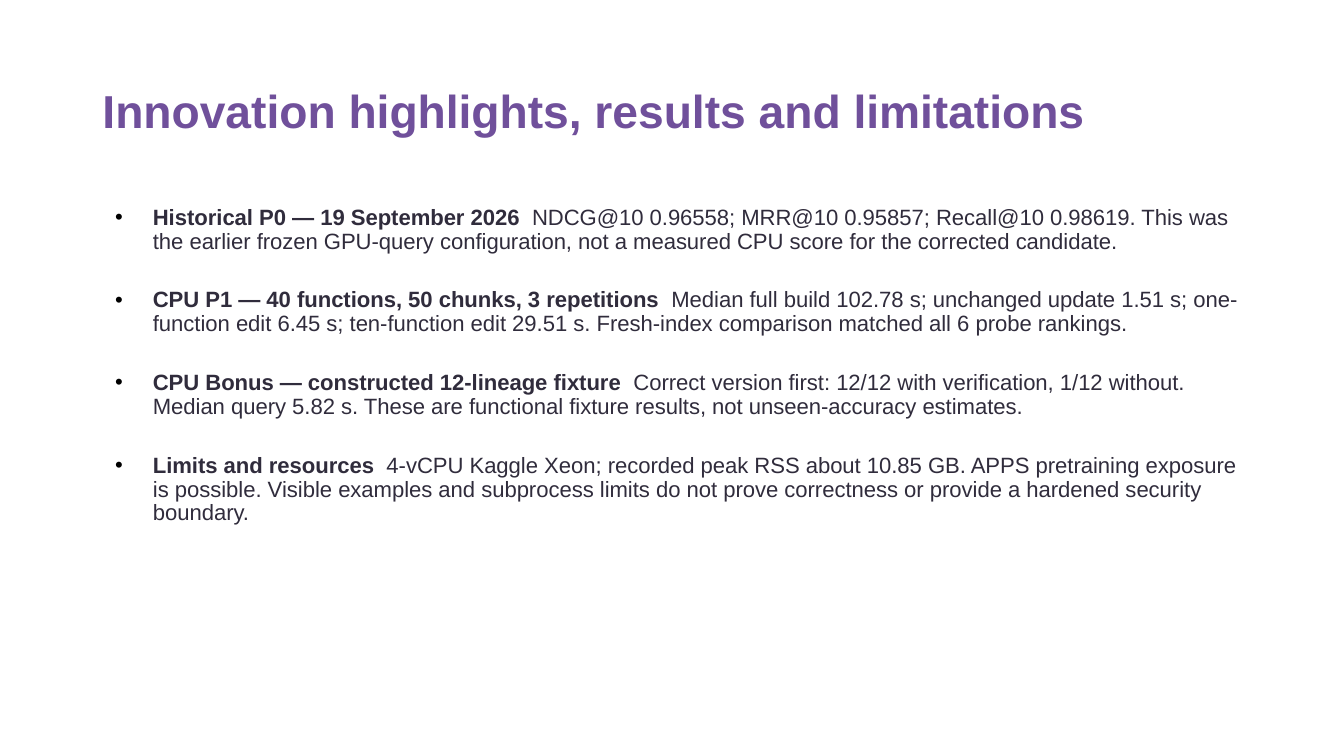
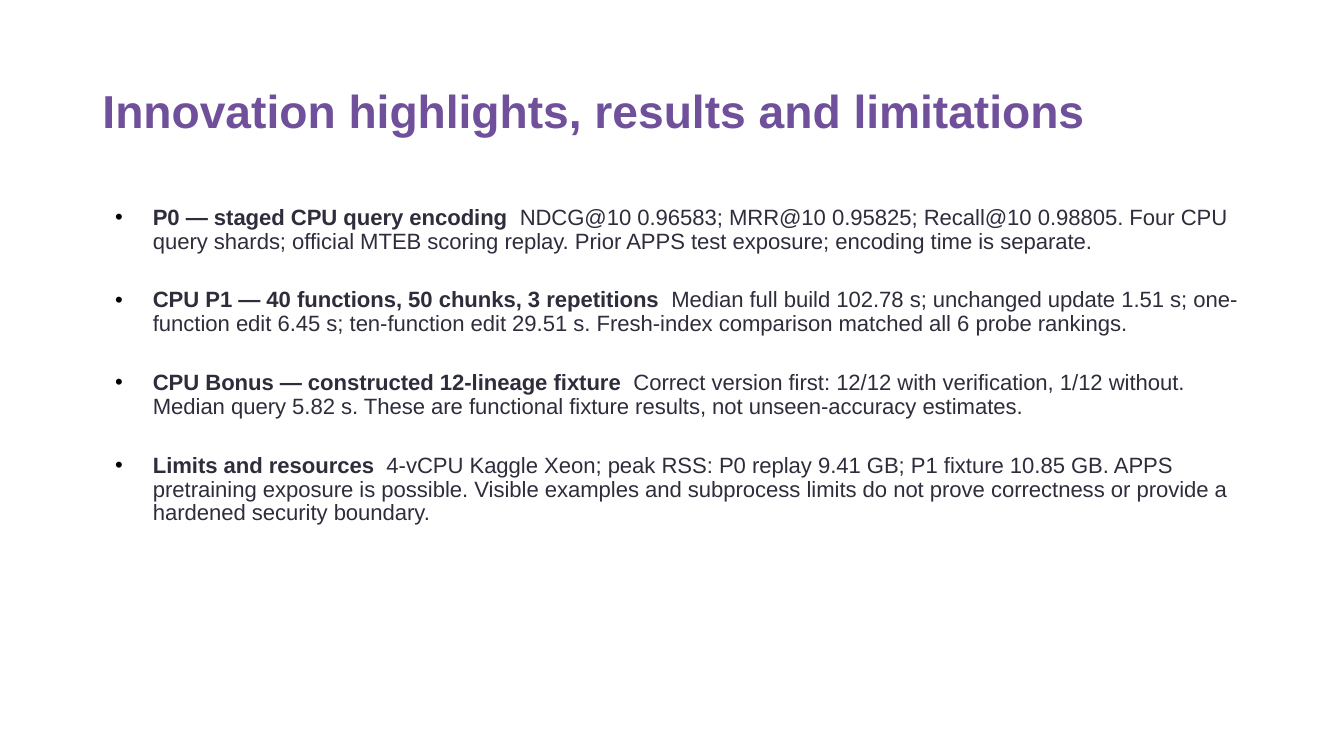
Before and after one commit to krizz711/CodeDoctor-Agentic-Semantic-and-Structural-Intelligence-for-Code-Repositories, a slide deck: slide 8 of VITV_Doctors_Submission.pptx. Drawn at 1344x756 pixels with LibreOffice and Linux fonts; fonts in the diff are those of the drawing. Boxes give left, top, right and bottom in pixels: in the first picture for what was removed or moved away, otherwise in the second. Text is boxed around its words. In the diff, an @@ line names an element or a change of style, - is before the commit and + after.

Commit message:
Record accepted CPU P0 evidence and update local submission materials

```diff
--- a/VITV_Doctors_Submission.pptx
+++ b/VITV_Doctors_Submission.pptx
@@ text at [153,209,1228,254]: text changed @@
-• Historical P0 — 19 September 2026 NDCG@10 0.96558; MRR@10 0.95857; Recall@10 0.98619. This was the earlier frozen GPU-query configuration, not a measured CPU score for the corrected candidate.
+• P0 — staged CPU query encoding NDCG@10 0.96583; MRR@10 0.95825; Recall@10 0.98805. Four CPU query shards; official MTEB scoring replay. Prior APPS test exposure; encoding time is separate.
@@ text at [153,457,1227,525]: text changed @@
-• Limits and resources 4-vCPU Kaggle Xeon; recorded peak RSS about 10.85 GB. APPS pretraining exposure is possible. Visible examples and subprocess limits do not prove correctness or provide a hardened security boundary.
+• Limits and resources 4-vCPU Kaggle Xeon; peak RSS: P0 replay 9.41 GB; P1 fixture 10.85 GB. APPS pretraining exposure is possible. Visible examples and subprocess limits do not prove correctness or provide a hardened security boundary.
```
Also in this commit, not shown: 8 other slides changed, 40 other files.
